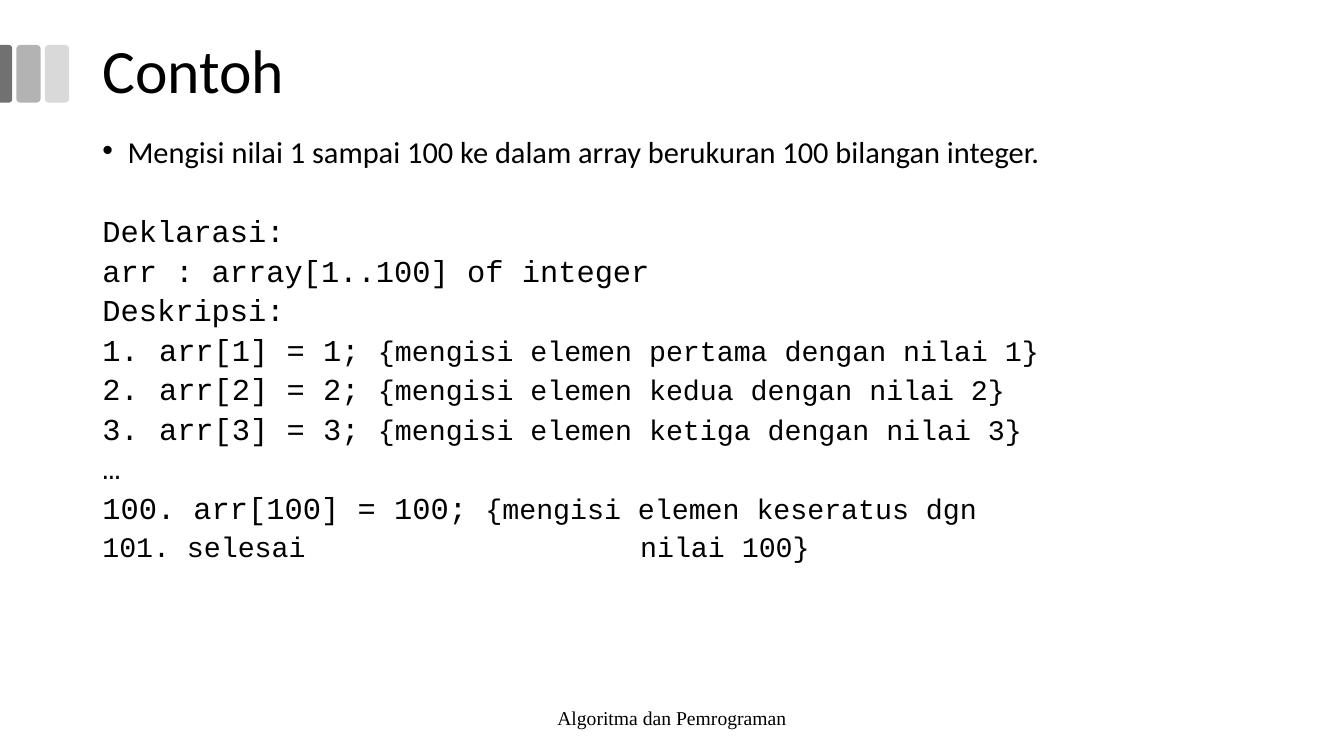
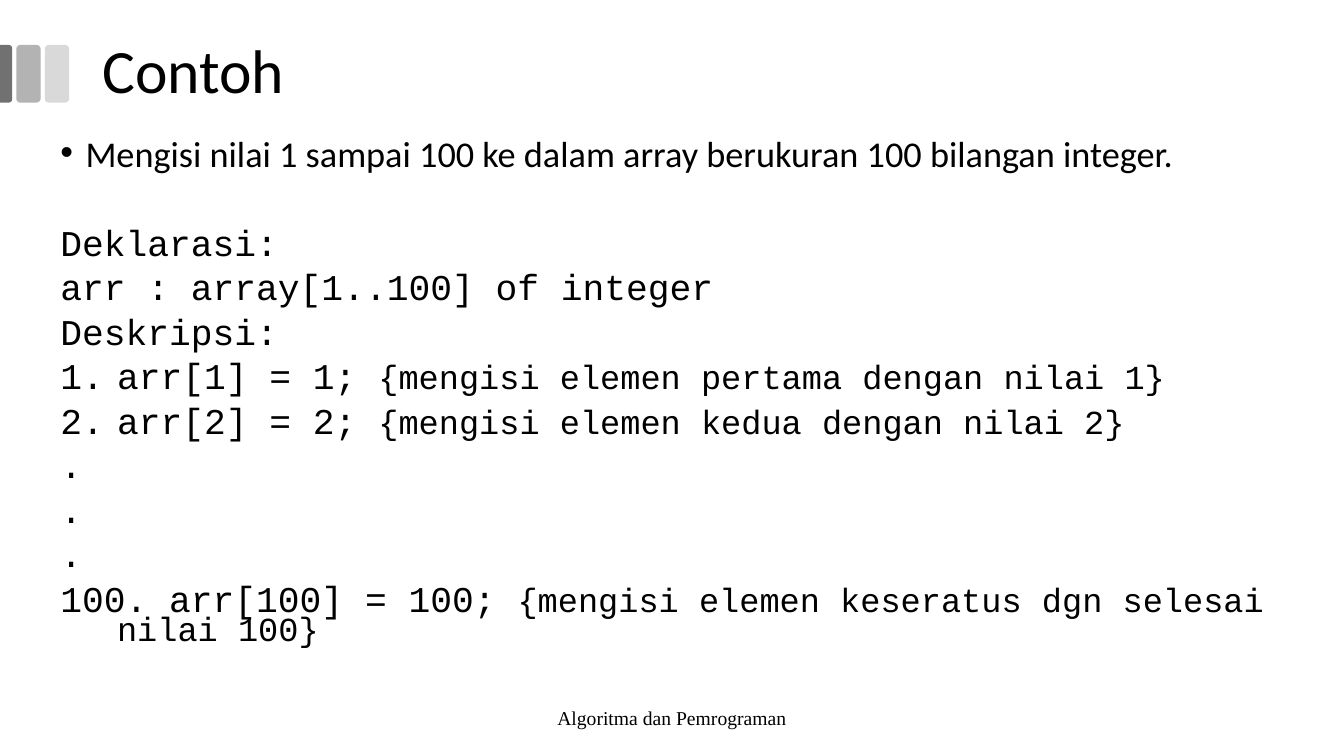
Before and after one commit to miftanurfarid/algoritme_pemrograman, a slide deck: slide 9 of slide/pertemuan_06/pertemuan_06.odp. Drawn at 1344x756 pixels with LibreOffice and Linux fonts; fonts in the diff are those of the drawing; background and template pictures are left out. Boxes give left, top, right and bottom in pixels: in the first picture for what was removed or moved away, otherwise in the second. Text is boxed around its words. In the diff, an @@ line names an element or a change of style, - is before the commit and + after.

```diff
--- a/slide/pertemuan_06/pertemuan_06.odp
+++ b/slide/pertemuan_06/pertemuan_06.odp
@@ text "Mengisi nilai 1 sampai 100 ...": place and size @@
-text "Mengisi nilai 1 sampai 100 ..." at <box>102,142,1039,563</box>
+text "Mengisi nilai 1 sampai 100 ..." at <box>60,141,1264,648</box>
@@ text at <box>60,141,1173,442</box>: size 21.7 to 25.9 pt in "Mengisi nilai 1 sampai 100 ke dalam ...", "Deklarasi:", "arr : array[1..100] of integer", "Deskripsi:" and 2 more places; size 20.1 to 24.1 pt in "{mengisi elemen pertama dengan nilai 1}", "{mengisi elemen kedua dengan nilai 2}" @@
@@ text at <box>117,586,1264,648</box>: text changed; size 20.1 to 24.1 pt @@
-3. arr[3] = 3; {mengisi elemen ketiga dengan nilai 3}
-…
-100. arr[100] = 100; {mengisi elemen keseratus dgn
-101. selesai nilai 100}
+.
+.
+.
+100. arr[100] = 100; {mengisi elemen keseratus dgn selesai nilai 100}
```
Also in this commit, not shown: 2 other slides changed.
